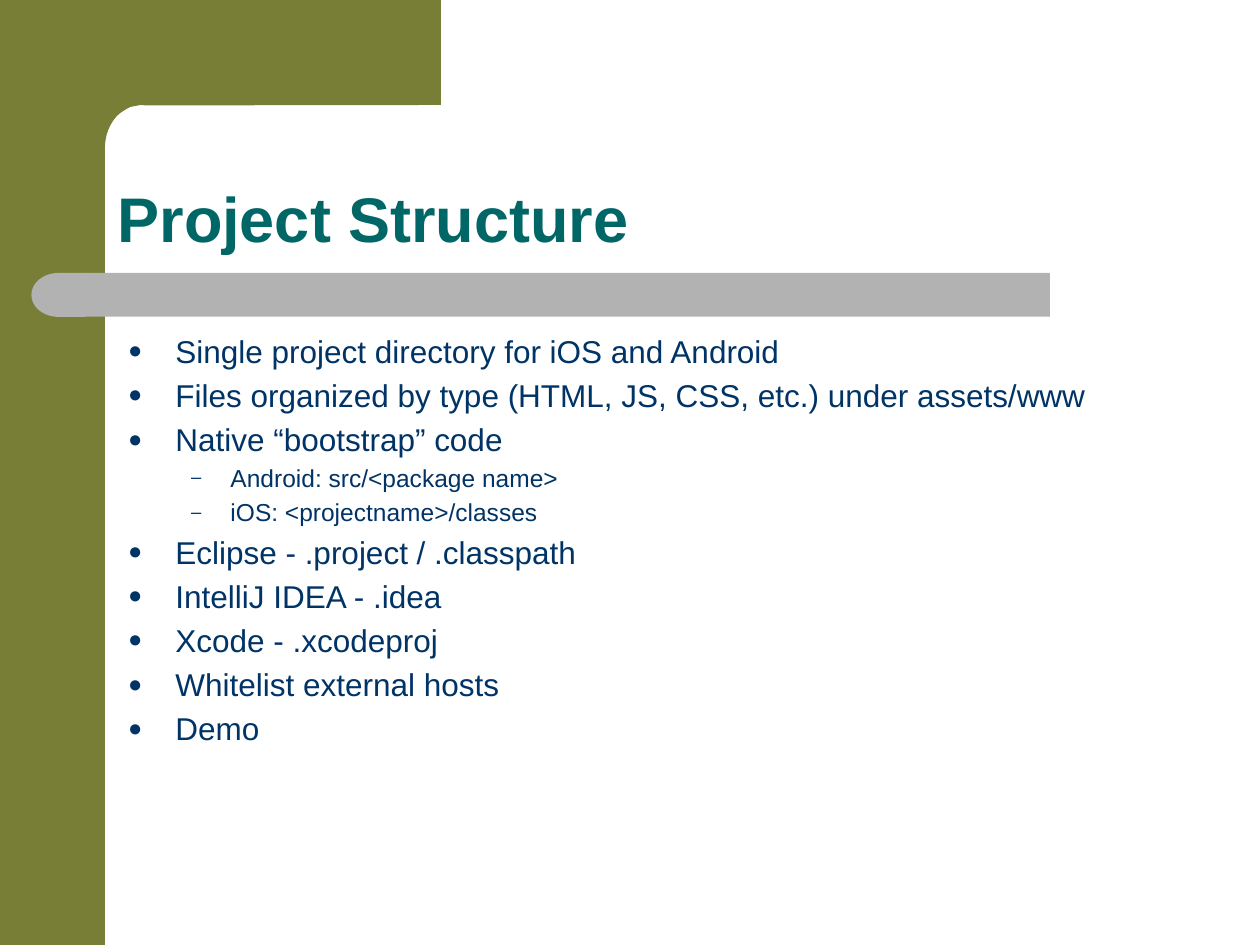
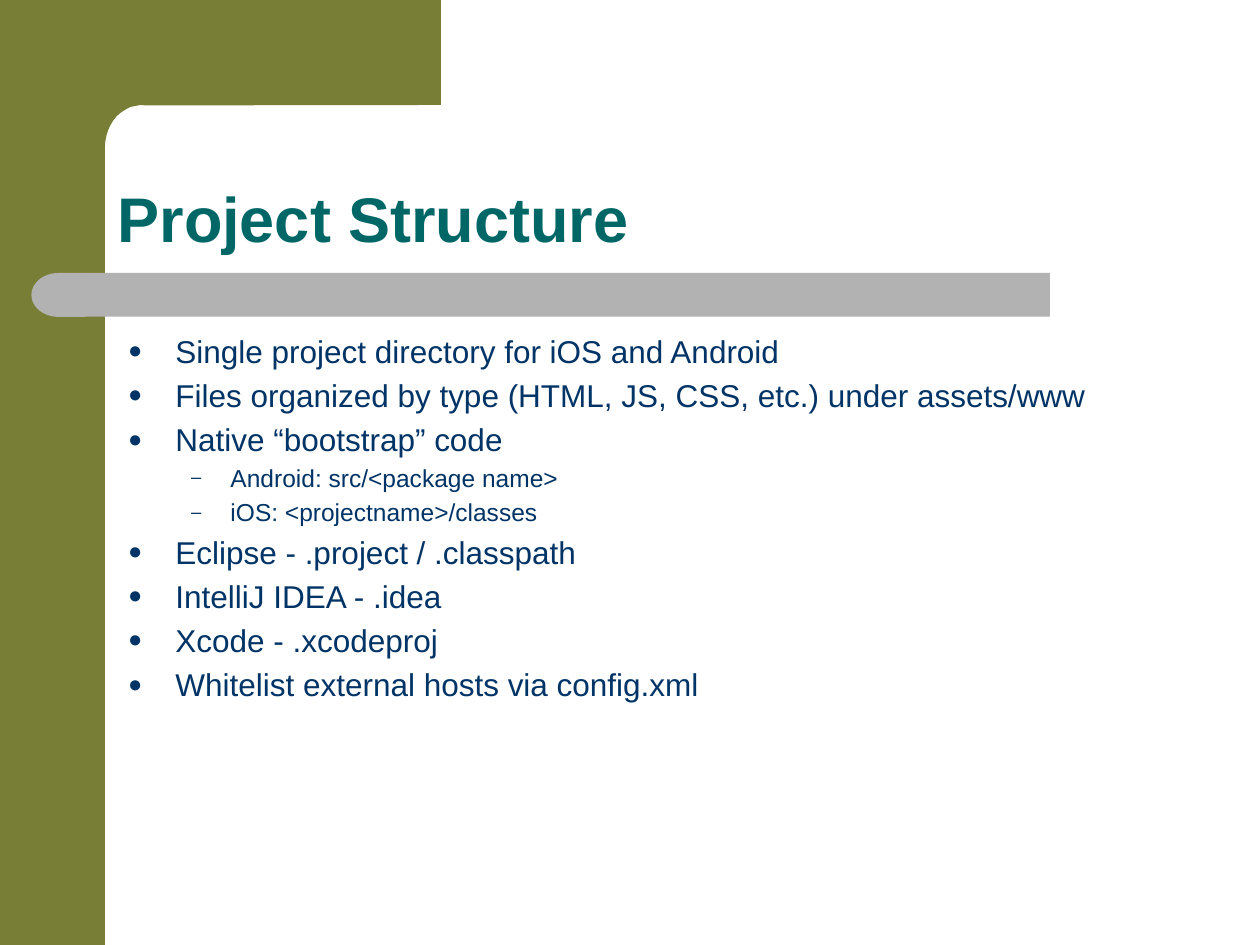
Before and after one commit to jkwuc89/RealPhonegapApp, a slide deck: slide 8 of RealWorldMobileAppDevelopment.pptx. Drawn at 1260x945 pixels with LibreOffice and Linux fonts; fonts in the diff are those of the drawing; background and template pictures are left out. Boxes give left, top, right and bottom in pixels: in the first picture for what was removed or moved away, otherwise in the second. Text is boxed around its words. In the diff, an @@ line names an element or a change of style, - is before the commit and + after.

```diff
--- a/RealWorldMobileAppDevelopment.pptx
+++ b/RealWorldMobileAppDevelopment.pptx
@@ text at box(175, 673, 699, 702): text changed @@
-● Whitelist external hosts
-● Demo
+● Whitelist external hosts via config.xml
```
Also in this commit, not shown: 11 other slides changed.
